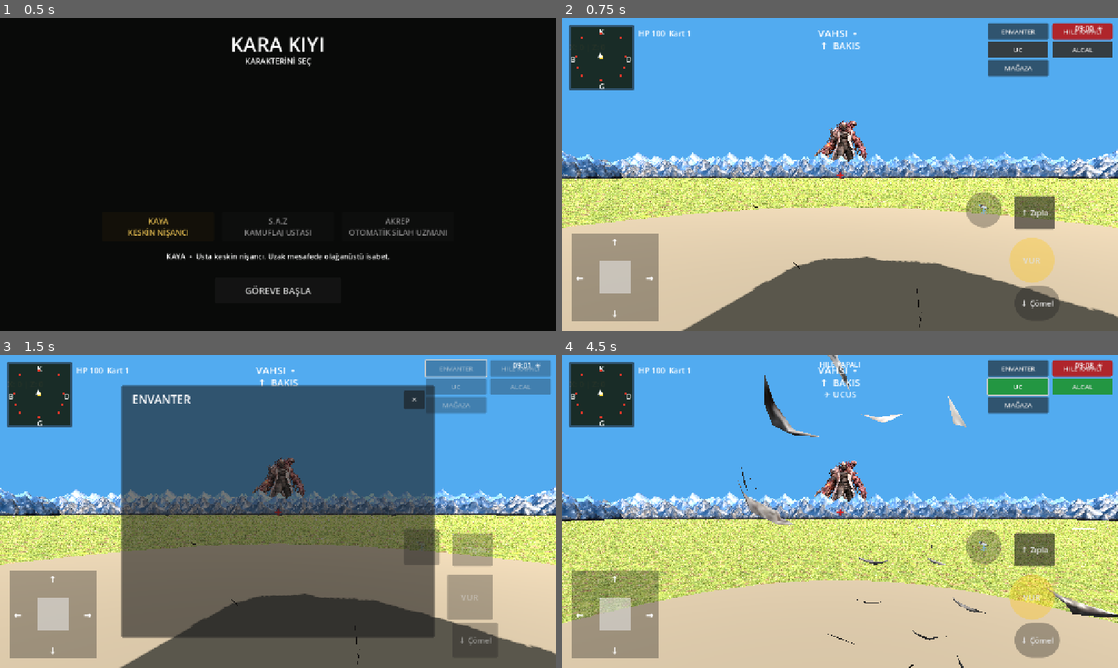
Above: before the commit, frames 1-4 (two rows, left to right).
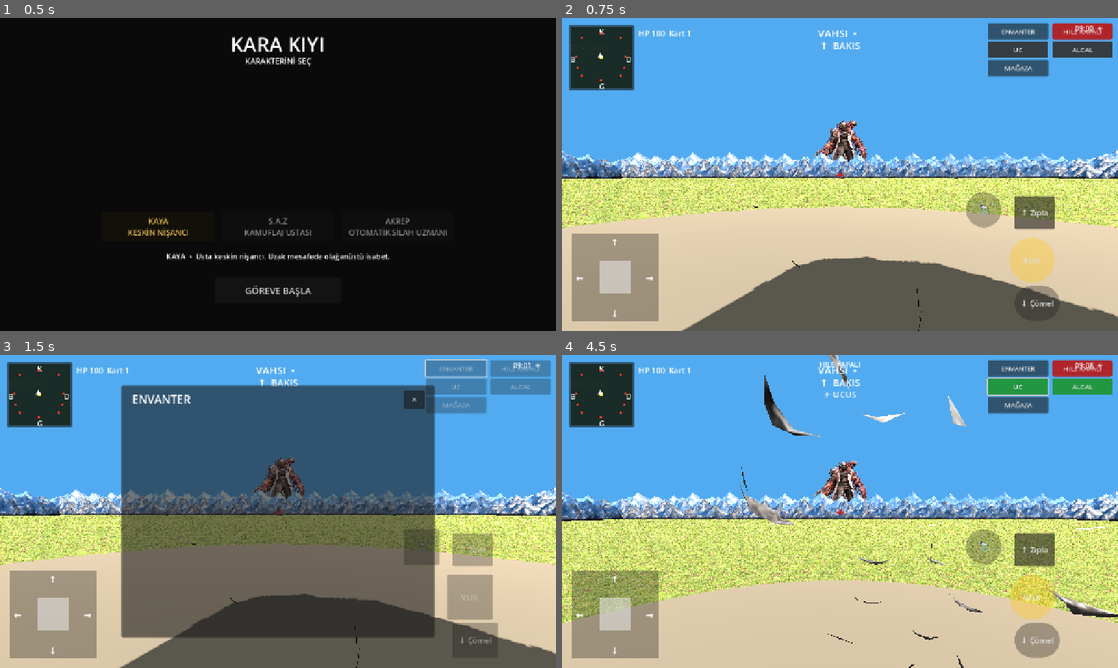
Above: after the commit, the same moments.

Repository: cantrsx-blip/GrayCardWars
Game: Godot game, scene res://scenes/Intro.tscn
Same seed, same stepped clock (60 frames per second), same inputs: the game is played once before the commit and once after it.
Inputs:
- Up to frame 1 (0.5 s): no input
- Up to frame 2 (0.75 s): click "GÖREVE BAŞLA" at 0.5 s
- Up to frame 3 (1.5 s): click "ENVANTER" at 1.25 s
- Up to frame 4 (4.5 s): click "✕" at 2 s; click "HILE KAPALI" at 2.75 s; click "HILE ACIK" at 3.5 s; click "UC" at 4.25 s

Frame 1 is identical in both runs. In frame 2, 5.8% of the frame differs, in the area x 0-100%, y 38-100%; in frame 3, 3.6%; in frame 4, 7.4%, in the area x 0-100%, y 0-99%.

Commit message:
Make meteor fully impassable with solid safety collision

Diff:
--- a/scripts/main.gd
+++ b/scripts/main.gd
@@ -451,11 +451,13 @@
 	var solid=StaticBody3D.new()
 	solid.name="MeteorSolidCollision"
 	var cs=CollisionShape3D.new()
-	var shape=CapsuleShape3D.new()
+	var shape=CylinderShape3D.new()
 	var final_bounds:=_node_visual_bounds(meteor_node)
-	# Collision follows the meteor body closely: reachable for VUR, but never enterable.
-	shape.radius=maxf(1.0,maxf(final_bounds.size.x,final_bounds.size.z)*0.46)
-	shape.height=maxf(shape.radius*2.0,final_bounds.size.y*0.90)
+	# One solid safety volume around the complete meteor footprint. The player stops
+	# before the visual mesh, so the camera can never enter and expose back faces.
+	var meteor_radius:=maxf(final_bounds.size.x,final_bounds.size.z)*0.62
+	shape.radius=maxf(2.0,meteor_radius)
+	shape.height=maxf(2.0,final_bounds.size.y*1.05)
 	cs.shape=shape
 	cs.position=Vector3(0,shape.height*0.5,0)
 	solid.add_child(cs)
